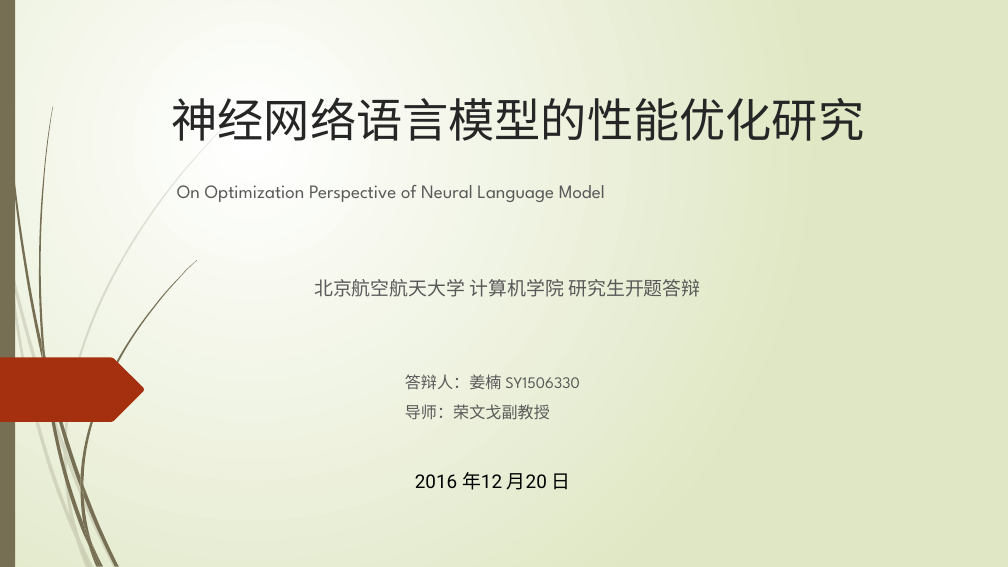
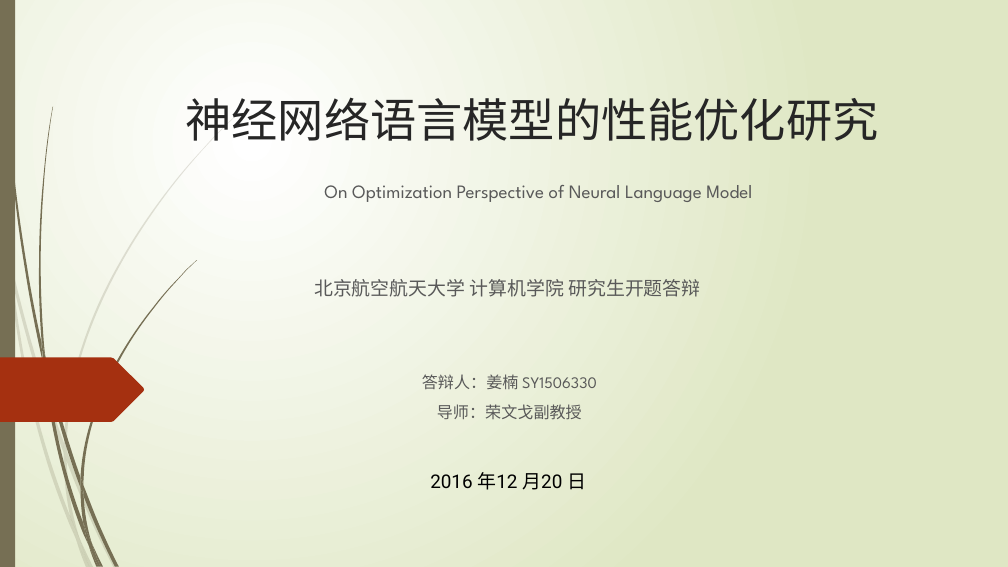
Before and after one commit to jiangnanhugo/Graduate_Design, a slide deck: slide 1 of 开题报告.pptx. Drawn at 1008x567 pixels with LibreOffice and Linux fonts; fonts in the diff are those of the drawing. Boxes give left, top, right and bottom in pixels: in the first picture for what was removed or moved away, otherwise in the second. Text is boxed around its words. In the diff, an @@ line names an element or a change of style, - is before the commit and + after.

```diff
--- a/开题报告.pptx
+++ b/开题报告.pptx
@@ alignment left to centre in 3 elements at (186,98,879,148), (422,374,597,420), (324,185,752,202) @@
@@ text "2016 年12 月20 日": place and size @@
-text "2016 年12 月20 日" at (415,472,571,490)
+text "2016 年12 月20 日" at (430,472,586,490)
```
Also in this commit, not shown: 16 other slides changed, 1 slide added, 3 slides removed, 14 other files.
